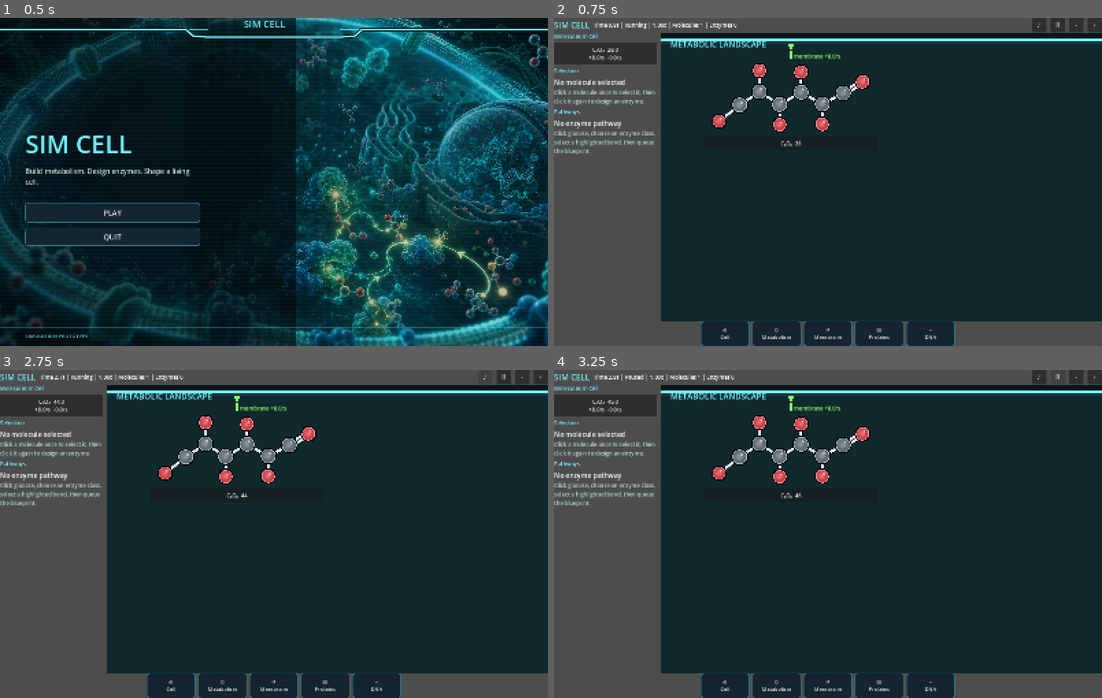
Above: before the commit, frames 1-4 (two rows, left to right).
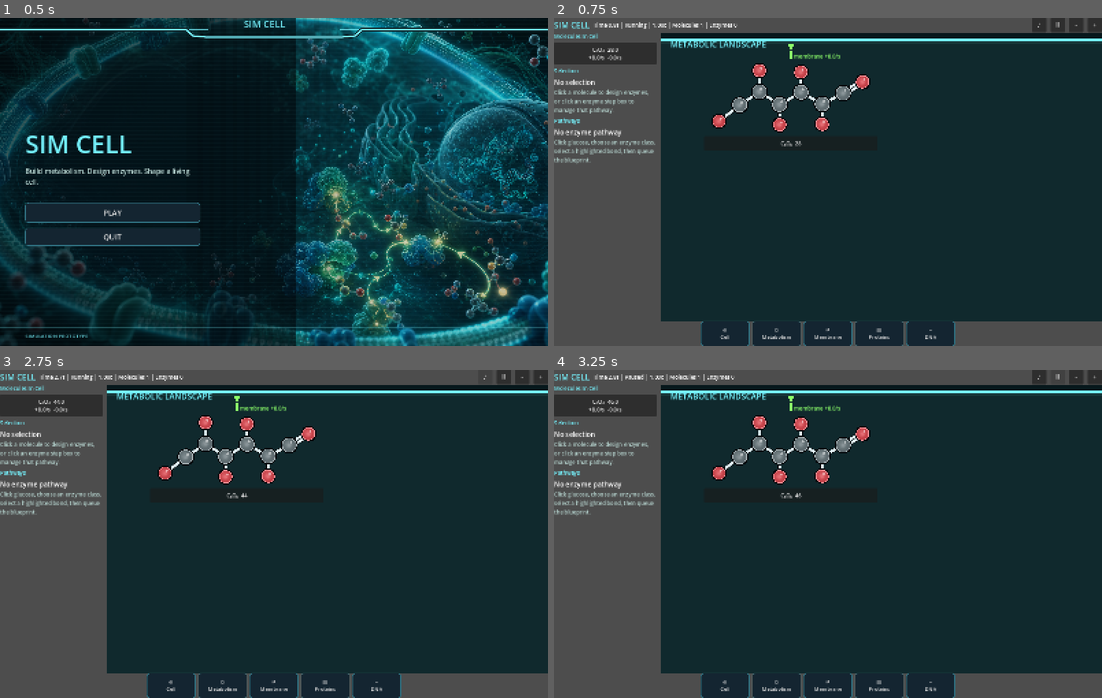
Above: after the commit, the same moments.

Repository: EliasEnglund/SimCell
Game: Godot game, scene res://scenes/main.tscn
Same seed, same stepped clock (60 frames per second), same inputs: the game is played once before the commit and once after it.
Inputs:
- Up to frame 1 (0.5 s): no input
- Up to frame 2 (0.75 s): click "PLAY" at 0.5 s
- Up to frame 3 (2.75 s): click "♪" at 1.25 s; click "♫" at 2 s
- Up to frame 4 (3.25 s): click "Ⅱ" at 2.75 s

Frame 1 is identical in both runs. In frame 2, 1.2% of the frame differs, in the area x 0-19%, y 18-45%; in frame 3, 1.2%; in frame 4, 1.2%.

Commit message:
Connect metabolism pathway management loop

Diff:
--- a/scripts/core/simulation_state.gd
+++ b/scripts/core/simulation_state.gd
@@ -358,13 +358,28 @@
 		"build_time": 3.0
 	}
 	enzyme_blueprints[blueprint_id] = blueprint
-	protein_queue.append({
-		"id": blueprint_id,
-		"name": blueprint["name"],
-		"remaining": blueprint["build_time"],
-		"duration": blueprint["build_time"]
-	})
+	_queue_protein_build(blueprint_id)
 	emit_signal("event_logged", "Blueprint queued: %s." % blueprint["name"])
+	emit_signal("changed")
+	return true
+
+func queue_enzyme_build(blueprint_id: String, count: int = 1) -> bool:
+	if not enzyme_blueprints.has(blueprint_id) or count <= 0:
+		return false
+	for i in count:
+		_queue_protein_build(blueprint_id)
+	emit_signal("event_logged", "Queued %d enzyme build%s: %s." % [count, "" if count == 1 else "s", enzyme_blueprints[blueprint_id].get("name", "Enzyme")])
+	emit_signal("changed")
+	return true
+
+func destroy_active_enzyme(blueprint_id: String) -> bool:
+	var count := int(active_enzymes.get(blueprint_id, 0))
+	if count <= 0:
+		return false
+	active_enzymes[blueprint_id] = count - 1
+	if int(active_enzymes[blueprint_id]) <= 0:
+		active_enzymes.erase(blueprint_id)
+	emit_signal("event_logged", "Removed active enzyme: %s." % enzyme_blueprints.get(blueprint_id, {}).get("name", "Enzyme"))
 	emit_signal("changed")
 	return true
 
@@ -466,6 +481,17 @@
 			emit_signal("event_logged", "Enzyme built: %s." % item.get("name", id))
 			protein_queue.remove_at(i)
 
+func _queue_protein_build(blueprint_id: String) -> void:
+	if not enzyme_blueprints.has(blueprint_id):
+		return
+	var blueprint: Dictionary = enzyme_blueprints[blueprint_id]
+	protein_queue.append({
+		"id": blueprint_id,
+		"name": blueprint.get("name", "Enzyme"),
+		"remaining": float(blueprint.get("build_time", 3.0)),
+		"duration": float(blueprint.get("build_time", 3.0))
+	})
+
 func _tick_transporter_queue(dt: float) -> void:
 	for i in range(transporter_queue.size() - 1, -1, -1):
 		var item := transporter_queue[i]
--- a/scripts/ui/main.gd
+++ b/scripts/ui/main.gd
@@ -30,6 +30,7 @@
 var membrane_scene: Control
 var selected_membrane_molecule := ""
 var selected_membrane_direction := "import"
+var selected_pathway := ""
 
 var designer_tool := "lyase"
 var designer_target := -1
@@ -252,6 +253,7 @@
 	metabolism_workspace.set_anchors_preset(Control.PRESET_FULL_RECT)
 	metabolism_workspace.clip_contents = true
 	metabolism_workspace.molecule_requested.connect(_handle_molecule_click)
+	metabolism_workspace.pathway_requested.connect(_handle_pathway_click)
 	metabolism_workspace.empty_requested.connect(_handle_empty_metabolism_click)
 	map_layer.add_child(metabolism_workspace)
 
@@ -483,6 +485,7 @@
 	_refresh_selection_detail()
 	_refresh_pathways()
 	if metabolism_workspace != null:
+		metabolism_workspace.selected_pathway = selected_pathway
 		metabolism_workspace.rebuild()
 
 func _molecule_list_button(id: String) -> Button:
@@ -503,8 +506,11 @@
 
 func _refresh_selection_detail() -> void:
 	_clear(detail_panel)
+	if sim.enzyme_blueprints.has(selected_pathway):
+		_refresh_pathway_detail(selected_pathway)
+		return
 	if not sim.molecule_types.has(sim.selected_molecule):
-		detail_panel.add_child(_title("No molecule selected", "Click a molecule once to select it, then click it again to design an enzyme."))
+		detail_panel.add_child(_title("No selection", "Click a molecule to design enzymes, or click an enzyme step box to manage that pathway."))
 		return
 	var molecule: Dictionary = sim.molecule_types[sim.selected_molecule]
 	var amount := float(sim.molecule_amounts.get(sim.selected_molecule, 0.0))
@@ -528,6 +534,63 @@
 	button.pressed.connect(func(): _open_enzyme_designer(sim.selected_molecule))
 	detail_panel.add_child(button)
 
+func _refresh_pathway_detail(blueprint_id: String) -> void:
+	var pathway := _pathway_by_id(blueprint_id)
+	if pathway.is_empty():
+		detail_panel.add_child(_title("Pathway unavailable", "The selected enzyme pathway no longer exists."))
+		return
+	var product_labels: Array[String] = []
+	for product_id in pathway.get("products", []):
+		if sim.molecule_types.has(product_id):
+			product_labels.append(sim.molecule_types[product_id].get("formula", "Product"))
+	var substrate_id: String = pathway.get("substrate", "")
+	var substrate_formula: String = sim.molecule_types[substrate_id].get("formula", "Substrate") if sim.molecule_types.has(substrate_id) else "Substrate"
+	detail_panel.add_child(_title(pathway.get("name", "Enzyme"), "%s -> %s" % [substrate_formula, " + ".join(product_labels)]))
+	var metrics := Label.new()
+	metrics.autowrap_mode = TextServer.AUTOWRAP_WORD_SMART
+	metrics.modulate = Color(0.78, 0.88, 0.86)
+	metrics.text = "Status %s | Rate %.2f/s\nActive %d | Queued %d | kcat %.2f/s | Stability %.0fs" % [
+		pathway.get("status", "Designed"),
+		float(pathway.get("rate", 0.0)),
+		int(pathway.get("active_count", 0)),
+		int(pathway.get("queued_count", 0)),
+		float(pathway.get("kcat", 0.0)),
+		float(pathway.get("stability", 0.0))
+	]
+	detail_panel.add_child(metrics)
+	var row := HBoxContainer.new()
+	row.add_theme_constant_override("separation", 8)
+	var build_one := Button.new()
+	build_one.text = "+ Build 1"
+	build_one.custom_minimum_size = Vector2(0, 42)
+	build_one.size_flags_horizontal = Control.SIZE_EXPAND_FILL
+	build_one.pressed.connect(func():
+		sim.queue_enzyme_build(blueprint_id, 1)
+	)
+	row.add_child(build_one)
+	var build_five := Button.new()
+	build_five.text = "+ Build 5"
+	build_five.custom_minimum_size = Vector2(0, 42)
+	build_five.size_flags_horizontal = Control.SIZE_EXPAND_FILL
+	build_five.pressed.connect(func():
+		sim.queue_enzyme_build(blueprint_id, 5)
+	)
+	row.add_child(build_five)
+	detail_panel.add_child(row)
+	var remove := Button.new()
+	remove.text = "Destroy 1 Active Enzyme"
+	remove.custom_minimum_size = Vector2(0, 42)
+	remove.disabled = int(pathway.get("active_count", 0)) <= 0
+	remove.pressed.connect(func():
+		sim.destroy_active_enzyme(blueprint_id)
+	)
+	detail_panel.add_child(remove)
+	var hint := Label.new()
+	hint.text = "Queued enzymes appear in Protein Builder, then become active here when synthesis completes."
+	hint.autowrap_mode = TextServer.AUTOWRAP_WORD_SMART
+	hint.modulate = Color(0.68, 0.78, 0.76)
+	detail_panel.add_child(hint)
+
 func _refresh_pathways() -> void:
 	_clear(pathway_box)
 	var pathways := sim.pathway_list()
@@ -538,7 +601,10 @@
 		pathway_box.add_child(_pathway_card(pathway))
 
 func _pathway_card(pathway: Dictionary) -> VBoxContainer:
-	var box := VBoxContainer.new()
+	var box := GlowVBox.new()
+	box.fill = Color("1b3440") if selected_pathway == str(pathway.get("id", "")) else Color("142531")
+	box.border = Color("76f4ff") if selected_pathway == str(pathway.get("id", "")) else Color("2f7080")
+	box.border_width = 1.2
 	box.add_theme_constant_override("separation", 2)
 	var name := Label.new()
 	name.text = pathway.get("name", "Enzyme")
@@ -569,7 +635,20 @@
 	]
 	details.modulate = Color(0.68, 0.78, 0.76)
 	box.add_child(details)
+	var select := Button.new()
+	select.text = "Manage"
+	select.custom_minimum_size = Vector2(0, 32)
+	select.pressed.connect(func():
+		_handle_pathway_click(str(pathway.get("id", "")))
+	)
+	box.add_child(select)
 	return box
+
+func _pathway_by_id(blueprint_id: String) -> Dictionary:
+	for pathway in sim.pathway_list():
+		if str(pathway.get("id", "")) == blueprint_id:
+			return pathway
+	return {}
 
 func _open_enzyme_designer(molecule_id: String) -> void:
 	sim.select_molecule(molecule_id)
@@ -653,12 +732,21 @@
 	_refresh_designer()
 
 func _handle_molecule_click(molecule_id: String) -> void:
+	selected_pathway = ""
 	if sim.selected_molecule == molecule_id:
 		_open_enzyme_designer(molecule_id)
 	else:
 		sim.select_molecule(molecule_id)
 
+func _handle_pathway_click(blueprint_id: String) -> void:
+	if not sim.enzyme_blueprints.has(blueprint_id):
+		return
+	selected_pathway = blueprint_id
+	sim.deselect_molecule()
+	_refresh()
+
 func _handle_empty_metabolism_click() -> void:
+	selected_pathway = ""
 	sim.deselect_molecule()
 
 func _tool_button(id: String, icon: String, label_text: String) -> Button:
--- a/scripts/ui/metabolism_workspace.gd
+++ b/scripts/ui/metabolism_workspace.gd
@@ -3,12 +3,14 @@
 
 signal molecule_requested(molecule_id: String)
 signal empty_requested
+signal pathway_requested(blueprint_id: String)
 
 const MoleculeCanvasScript := preload("res://scripts/ui/molecule_canvas.gd")
 const WORLD_BOUNDS := Rect2(Vector2(-1500.0, 22.0), Vector2(4200.0, 3200.0))
 const EDGE_VISIBLE_MARGIN := Vector2(96.0, 120.0)
 
 var simulation
+var selected_pathway := ""
 var pan_offset := Vector2.ZERO
 var zoom := 1.0
 var _dragging := false
@@ -41,7 +43,10 @@
 		elif not event.pressed:
 			if _press_started_in_workspace and _drag_distance <= 6.0 and get_global_rect().has_point(event.position):
 				var molecule_id := _molecule_at(event.position - global_position)
-				if molecule_id.is_empty():
+				var pathway_id := _pathway_at(event.position - global_position)
+				if not pathway_id.is_empty():
+					emit_signal("pathway_requested", pathway_id)
+				elif molecule_id.is_empty():
 					emit_signal("empty_requested")
 				else:
 					emit_signal("molecule_requested", molecule_id)
@@ -134,6 +139,14 @@
 			return id
 	return ""
 
+func _pathway_at(local_position: Vector2) -> String:
+	for id in _visible_reaction_steps.keys():
+		var item: Dictionary = _visible_reaction_steps[id]
+		var rect: Rect2 = item.get("rect", Rect2())
+		if rect.has_point(local_position):
+			return id
+	return ""
+
 func _draw_reaction_arrows(positions: Dictionary, sizes: Dictionary, step_layout: Dictionary) -> void:
 	for reaction in simulation.pathway_arrows():
 		var step_key: String = reaction.get("blueprint_id", "")
@@ -230,6 +243,7 @@
 	box.simulation = simulation
 	box.reaction = reaction
 	box.fixed_zoom = _fixed_zoom * zoom * 0.72
+	box.selected = selected_pathway == str(reaction.get("blueprint_id", ""))
 	box.position = rect.position
 	box.size = rect.size
 	box.custom_minimum_size = rect.size
@@ -260,7 +274,7 @@
 			var source_size: Vector2 = sizes[substrate_id]
 			var product_size: Vector2 = sizes[product_id]
 			var x_offset := (float(i) - float(products.size() - 1) * 0.5) * (product_size.x + 70.0)
-			var preferred := Vector2(source_pos.x + source_size.x * 0.5 - product_size.x * 0.5 + x_offset, source_pos.y + source_size.y + 120.0)
+			var preferred := Vector2(source_pos.x + source_size.x * 0.5 - product_size.x * 0.5 + x_offset, source_pos.y + source_size.y + 250.0)
 			_layout_positions[product_id] = _open_position(preferred, product_size, sizes)
 	var gap := Vector2(90.0, 110.0)
 	var row_y := 380.0
@@ -380,6 +394,7 @@
 	var simulation
 	var reaction: Dictionary = {}
 	var fixed_zoom := 0.52
+	var selected := false
 
 	func _ready() -> void:
 		set_process(true)
@@ -389,10 +404,10 @@
 
 	func _draw() -> void:
 		var rect := Rect2(Vector2.ZERO, size).grow(-4.0)
-		var cyan := Color("76f4ff")
+		var cyan := Color("8cff6a") if selected else Color("76f4ff")
 		draw_rect(rect, Color(0.08, 0.16, 0.20, 0.86), true)
-		draw_rect(rect, Color(cyan.r, cyan.g, cyan.b, 0.20), false, 9.0)
-		draw_rect(rect, cyan, false, 2.0)
+		draw_rect(rect, Color(cyan.r, cyan.g, cyan.b, 0.28 if selected else 0.20), false, 12.0 if selected else 9.0)
+		draw_rect(rect, cyan, false, 3.0 if selected else 2.0)
 		if simulation == null:
 			return
 		var substrate_id: String = reaction.get("substrate", "")
--- a/tests/simulation_smoke_test.gd
+++ b/tests/simulation_smoke_test.gd
@@ -38,12 +38,17 @@
 	assert(sim.design_enzyme("lyase", glucose_id, target) == true)
 	assert(sim.protein_queue.size() == 1)
 	assert(sim.pathway_list().size() == 1)
+	var blueprint_id: String = sim.pathway_list()[0].get("id", "")
 	assert(sim.pathway_list()[0].get("status", "") == "Building")
 	assert(sim.pathway_list()[0].get("products", []).size() == 1)
+	assert(sim.queue_enzyme_build(blueprint_id, 2) == true)
+	assert(sim.protein_queue.size() == 3)
 	assert(sim.metabolism_molecule_ids().size() > sim.present_molecule_ids().size())
 	for i in 40:
 		sim.tick(0.1)
-	assert(sim.active_enzymes.size() == 1)
+	assert(int(sim.active_enzymes.get(blueprint_id, 0)) == 3)
+	assert(sim.destroy_active_enzyme(blueprint_id) == true)
+	assert(int(sim.active_enzymes.get(blueprint_id, 0)) == 2)
 	assert(sim.pathway_arrows()[0].get("status", "") == "Active")
 	for i in 80:
 		sim.tick(0.1)
